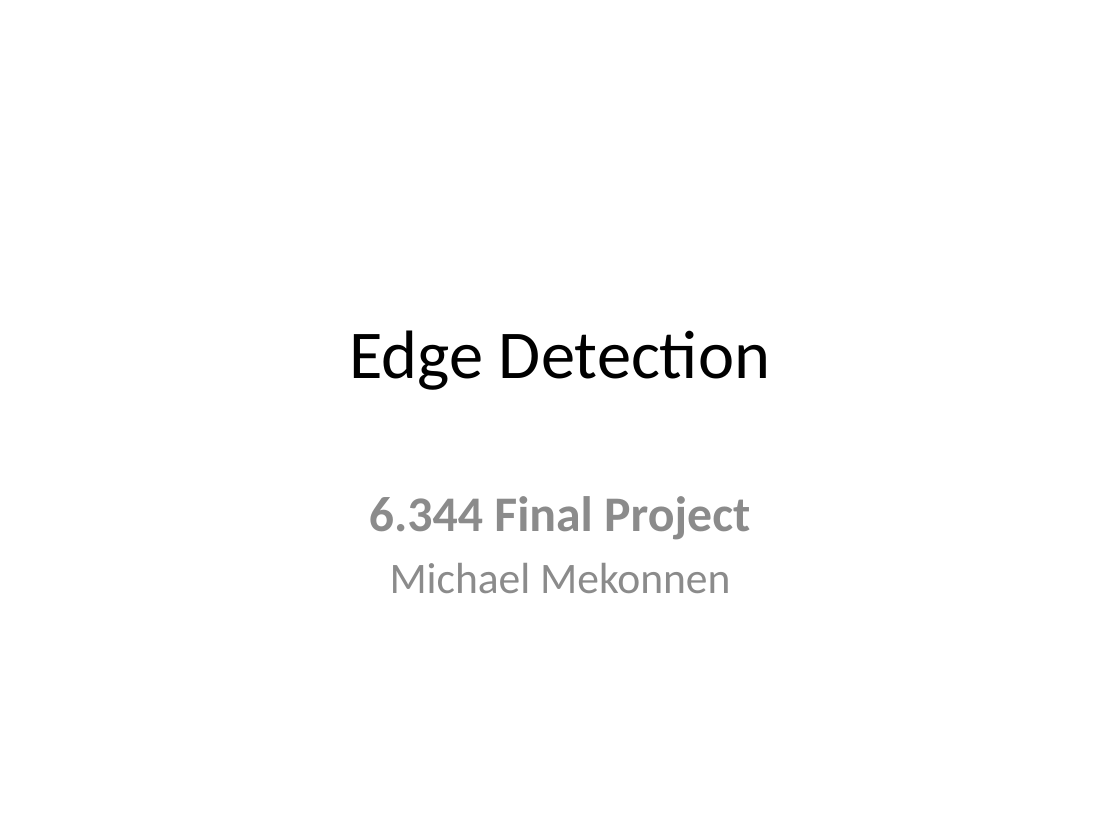
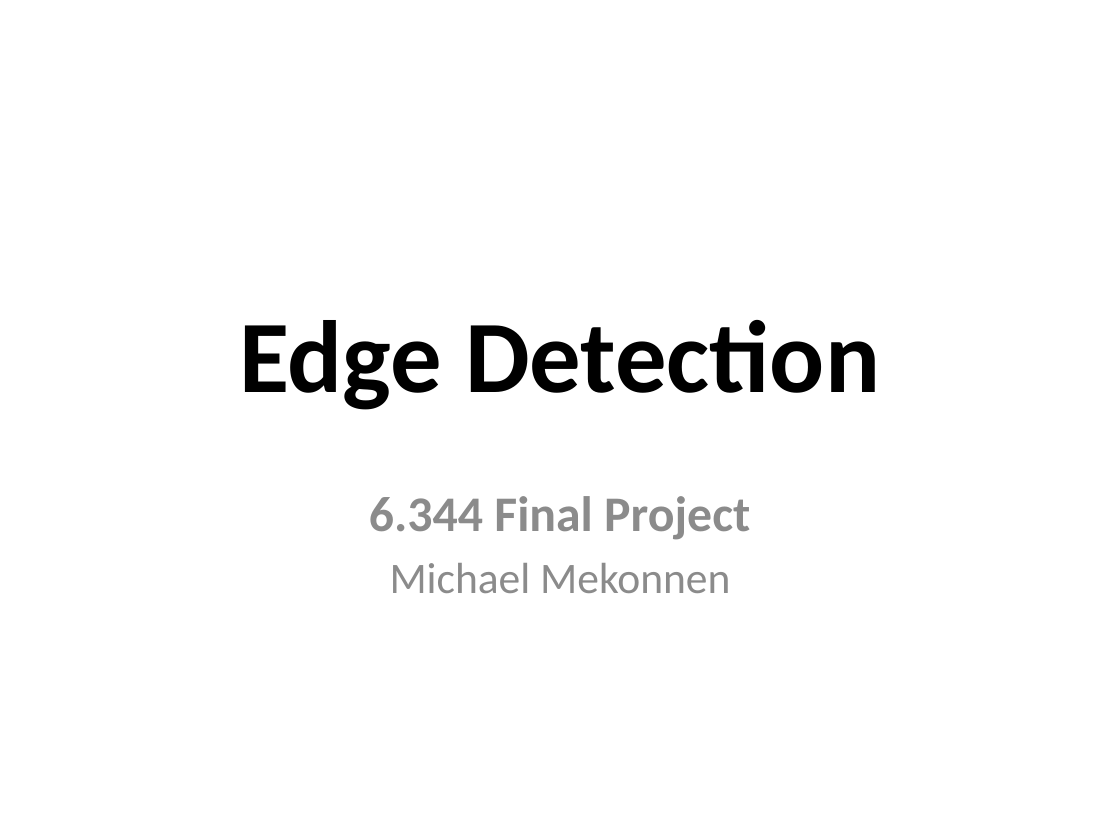
Before and after one commit to leoninnovate/6.344-Project, a slide deck: slide 1 of docs/presentation/presentation.pptx. Drawn at 1120x840 pixels with LibreOffice and Linux fonts; fonts in the diff are those of the drawing. Boxes give left, top, right and bottom in pixels: in the first picture for what was removed or moved away, otherwise in the second. Text is boxed around its words. In the diff, an @@ line names an element or a change of style, - is before the commit and + after.

```diff
--- a/docs/presentation/presentation.pptx
+++ b/docs/presentation/presentation.pptx
@@ title "Edge Detection" at [239, 320, 880, 410]: size 44 to 66 pt, bold on @@
```
Also in this commit, not shown: 2 other slides changed, 19 slides added, 1 slide removed, 5 other files.
